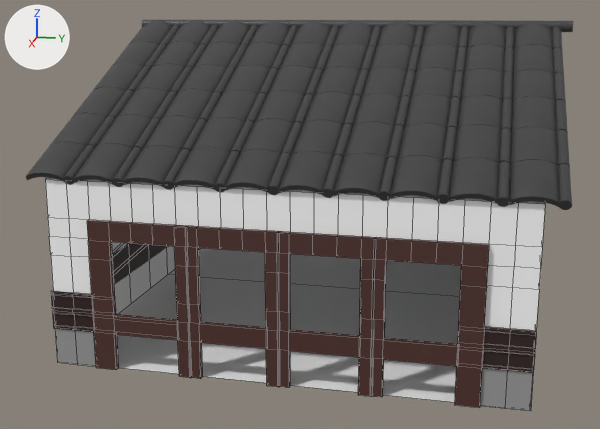
The Blender file build4.blend as it was, and as the next commit left it.
The view is the same before and after, from a camera (50 mm lens) standing at (2.394, 0.341, 0.906) and looking at (0.093, -0.119, 0.331). The lights are fixed; the arrows at upper left show +X, +Y and +Z. Mesh edges are drawn as thin lines on the coarser meshes.

Objects in the first picture: '円柱', '円柱.001', '立方体', '立方体.019'.
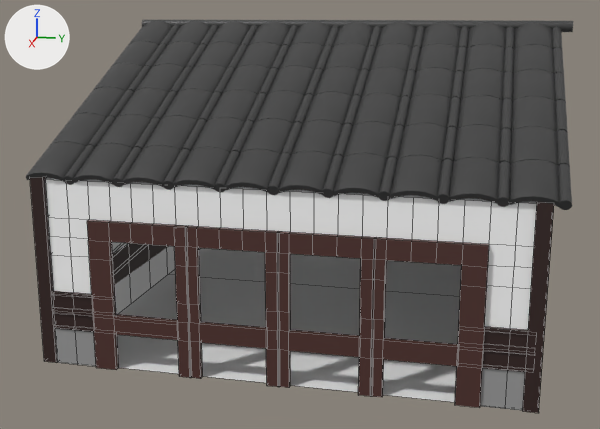
Boxes (x1, y1, x2, y2) around the edits, measured in the pictures (600 x 429 px):
'立方体.002', added: after (30, 177, 554, 413)

The change, as a diff of the scene's bpy script:
```diff
--- a/build4.blend.py
+++ b/build4.blend.py
@@ mat_マテリアル_007 @@
+mat_マテリアル_007 = principled_material('マテリアル.007')
+mat_マテリアル_007.base_color = (0.0296, 0.0116, 0.00972)  # brown #301c19
@@ me_立方体_002 @@
+me_立方体_002.from_pydata(...)  # a box spanning x -0.015..0.015, y -0.005..0.005, z -0.169..0.169; a box spanning x -1.378..-1.347, y -0.005..0.005, z -0.169..0.169; a box spanning x -0.015..0.015, y -0.376..-0.365, z -0.169..0.169; a box spanning x -1.378..-1.347, y -0.376..-0.365, z -0.169..0.169
+me_立方体_002.materials.append(mat_マテリアル_007)  # brown #301c19
@@ ob_立方体_002 @@
+ob_立方体_002 = bpy.data.objects.new('立方体.002', me_立方体_002)
+ob_立方体_002.location = (0.732, 0.5, 0.319)
+ob_立方体_002.rotation_euler = (0.0, 0.0, -0.0356)  # degrees (0, 0, -2)
+ob_立方体_002.scale = (1.0, 2.97, 1.33)
```
